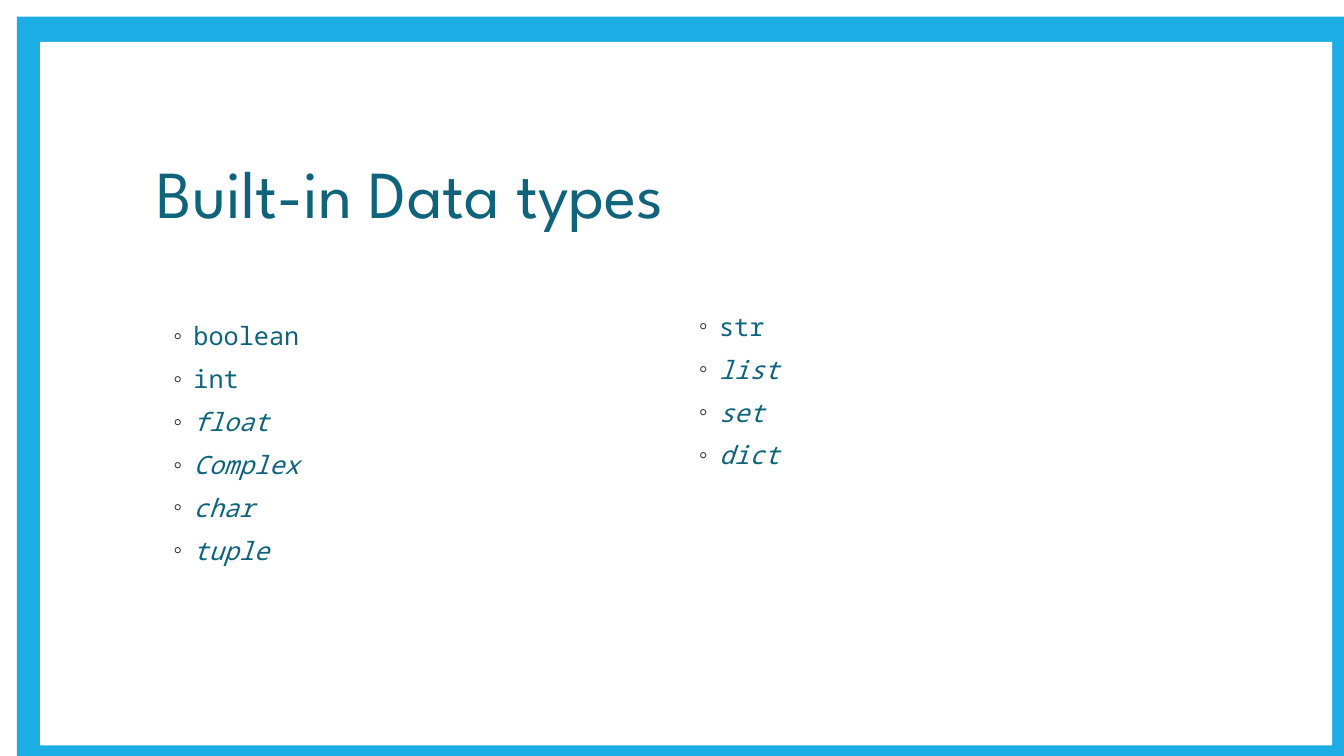
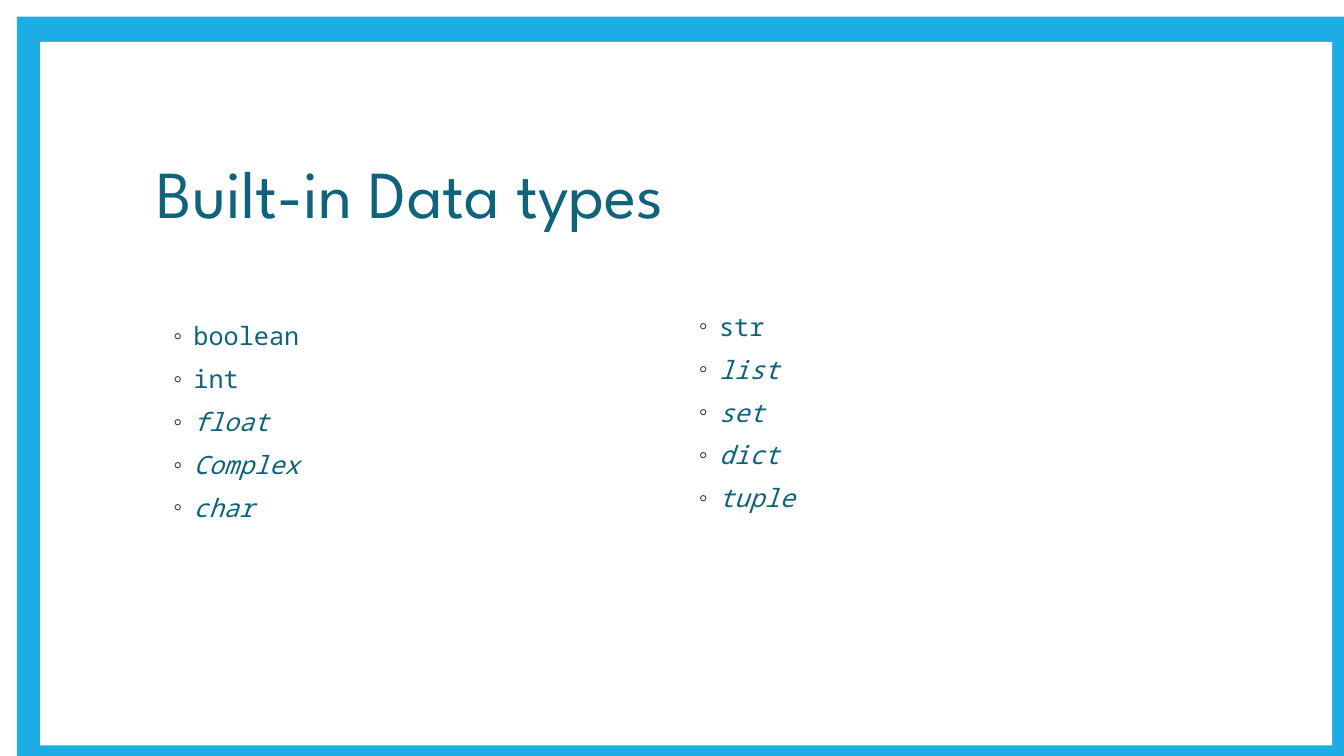
Before and after one commit to uday87j/teach_python, a slide deck: slide 14 of fundamentals/Session-8.pptx. Drawn at 1344x756 pixels with LibreOffice and Linux fonts; fonts in the diff are those of the drawing. Boxes give left, top, right and bottom in pixels: in the first picture for what was removed or moved away, otherwise in the second. Text is boxed around its words. In the diff, an @@ line names an element or a change of style, - is before the commit and + after.

```diff
--- a/fundamentals/Session-8.pptx
+++ b/fundamentals/Session-8.pptx
@@ text at [719, 488, 795, 513]: paragraph added @@
+◦ tuple
@@ text at [193, 541, 269, 566]: paragraph removed @@
-◦ tuple
```
Also in this commit, not shown: 2 other slides changed.
